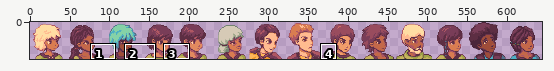
Sprite sheet -- solidarity/images/solidarity_char_portraits.png. Above, an overview of the earlier version with the close-up marked.
Close-up. Before the commit:
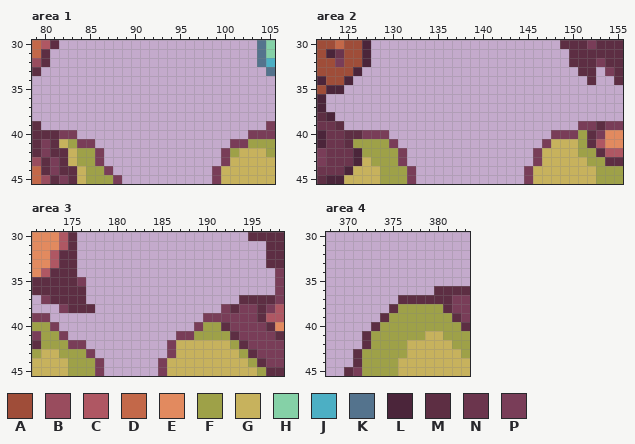
The file is 644x46 pixels. Shown: area 1: x 79..105, y 30..45; area 2: x 122..155, y 30..45; area 3: x 171..198, y 30..45; area 4: x 368..383, y 30..45. The commit also changed other parts of the picture, which this record leaves out.
Palette (. is transparent): A #9f4d39  B #994c5e  C #af5763  D #c36849  E #e28a5f  F #9ea148  G #c7b25d  H #85d1a7  J #4cafc4  K #54738d  L #4b253a  M #5d2e43  N #6b354d  P #793d58
Pixels before, area 1, first column x 79:
30 DCM......................KH
31 DM.......................KH
32 BM.......................KJ
33 M.........................K
34 ...........................
35 ...........................
36 ...........................
37 ...........................
38 ...........................
39 M.........................P
40 MMMPP...................PPP
41 MPMGFPP...............PPFFF
42 MPMMGFFP.............PFGGGF
43 BMPMGFFP.............PGGGGG
44 DMPMMGFFP...........PGGGGGG
45 DBMPMGFFFP..........PGGGGGG
Pixels before, area 2, first column x 122:
30 AADAAL.....................MMMPMMM
31 ALNAAL......................MMMMMM
32 AAPAAL......................MMMPMM
33 AAAAL........................MM.PM
34 LAAL..........................M..M
35 ALL...............................
36 L.................................
37 L.................................
38 ML................................
39 NNM..........................PPMPP
40 LNNMMPPP..................PPPFMPEE
41 LNNMFFFFP................PGGGFMCEE
42 PNNNLFFFFP..............PGGGGFFMCC
43 PNNNLGFFFP..............PGGGGGFFMM
44 NNNLGGGFFFP............PGGGGGGGFFF
45 MLLGGGGFFFP............PGGGGGGGFFF
Pixels before, area 3, first column x 171:
30 EEECM...................MMMM
31 EEECM.....................MM
32 EECMM.....................MM
33 EECMM.....................MM
34 ECMMM......................P
35 MMMMMP.....................P
36 MMMMMM.....................P
37 .PMMMM.................MMMMP
38 ...PMMM..............PMPPMPC
39 PP.................PPPPPPMCC
40 FFP...............PFFMPPPPME
41 PFFP............PPFFFFMPPPPM
42 MFFFPP.........PGGGGGGFMPPPP
43 FGGFFFP........PGGGGGGGFMPPP
44 GGGGFFFP......PGGGGGGGGGFMPP
45 GGGGFFFP......PGGGGGGGGGGFMM
Pixels before, area 4, first column x 370:
36 ..........MMMM
37 ......MMMMMMPP
38 .....MFFFFFMPP
39 ....MFFFFFFFMP
40 ...MFFFFFFFFFM
41 ..MFFFFFFGGFFF
42 ..MFFFFGGGGGFF
43 .MFFFFFGGGGGGF
44 .MFFFFGGGGGGGG
45 MPFFFFGGGGGGGG
Now the later version:
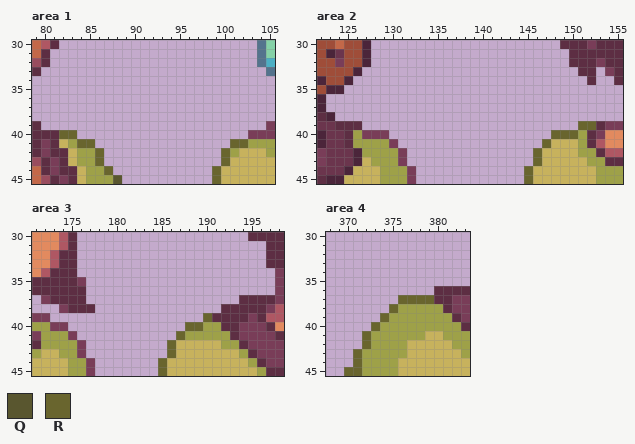
Colours new in this view: Q #59562f  R #69652e
Difference:
Area 1:
y 40: x 82..83 PP -> RR
y 41: x 84..85 PP -> RR; x 101..102 PP -> RR
y 42..43: x 86 P -> R; x 100 P -> R
y 44: x 87 P -> R; x 99 P -> R
y 45: x 88 P -> Q; x 99 P -> R
Area 2:
y 39: x 125..126 .. -> MM; x 151..152 PP -> RR
y 40: x 126 M -> F; x 148..150 PPP -> RRR
y 41: x 147 P -> R
y 42..43: x 146 P -> R
y 44..45: x 145 P -> R
Area 3:
y 38: x 192 P -> M; x 194..195 PP -> MM
y 39: x 190..194 PPPPP -> RMMMM
y 40: x 174 . -> P; x 188..189 .P -> RR; x 193 P -> M
y 41: x 174..175 P. -> FP; x 187..188 PP -> RF
y 42: x 175 P -> F; x 186 P -> R; x 192 G -> F
y 43: x 176..177 FP -> P.; x 186 P -> R
y 44..45: x 177..178 FP -> P.; x 185 P -> R
Area 4:
y 37: x 376..379 MMMM -> RRRR
y 38: x 375 M -> R
y 39: x 374 M -> R
y 40: x 373 M -> R
y 41..42: x 372 M -> R
y 43..44: x 371 M -> R
y 45: x 370..371 MP -> RR
Pixel boxes of the changes (left, top, right, bottom) in both close-ups:
changed: (59, 130, 122, 184)
changed: (212, 139, 248, 184)
changed: (344, 121, 362, 139)
changed: (524, 121, 596, 184)
changed: (158, 304, 257, 376)
changed: (59, 322, 104, 376)
changed: (344, 295, 434, 376)
